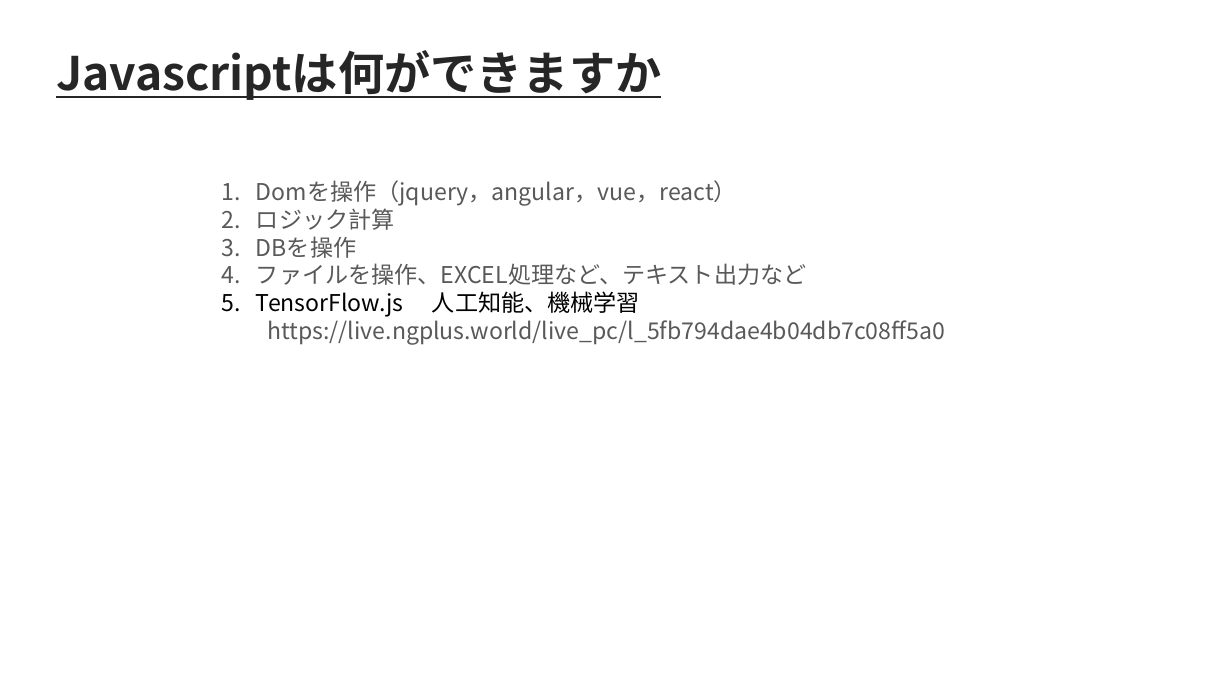
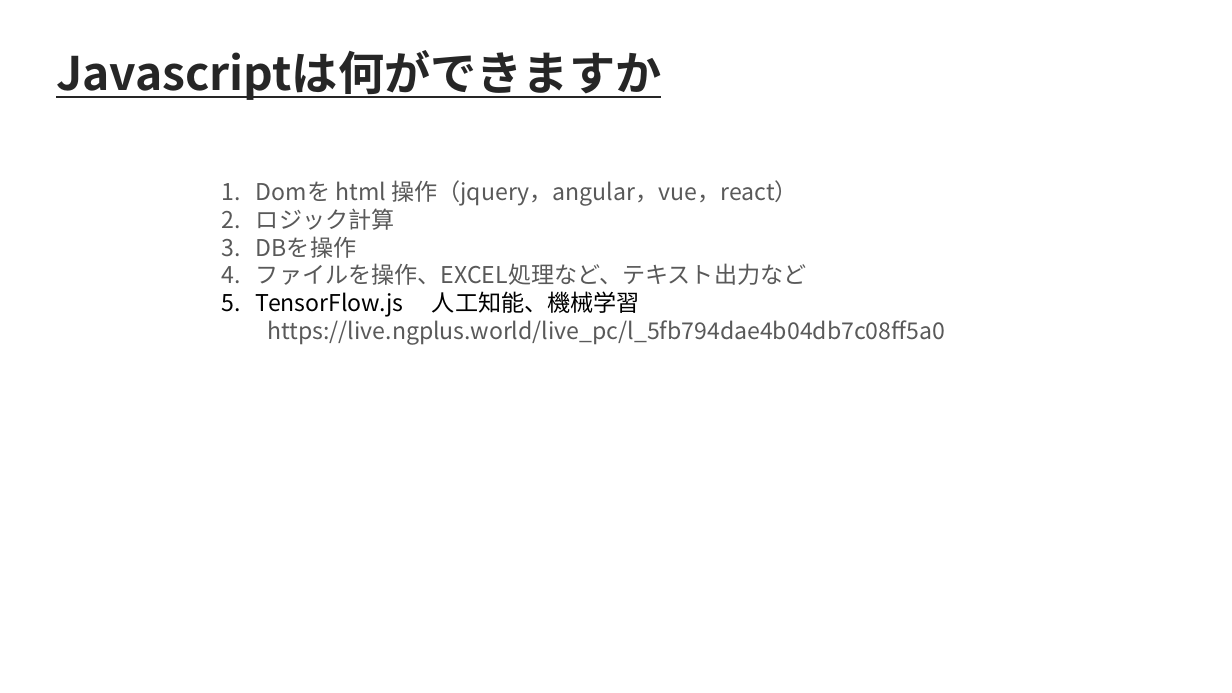
Before and after one commit to gassyou/javascript-course, a slide deck: slide 8 of 01.basic/day1/day01.pptx (slide 7 before the commit). Drawn at 1232x693 pixels with LibreOffice and Linux fonts; fonts in the diff are those of the drawing. Boxes give left, top, right and bottom in pixels: in the first picture for what was removed or moved away, otherwise in the second. Text is boxed around its words. In the diff, an @@ line names an element or a change of style, - is before the commit and + after.

```diff
--- a/01.basic/day1/day01.pptx
+++ b/01.basic/day1/day01.pptx
@@ text at <box>256,180,798,206</box>: text changed @@
-1. Domを操作（jquery，angular，vue，react）
+1. Domを html 操作（jquery，angular，vue，react）
```
Also in this commit, not shown: 5 other slides changed, 1 slide added, 10 other files.
